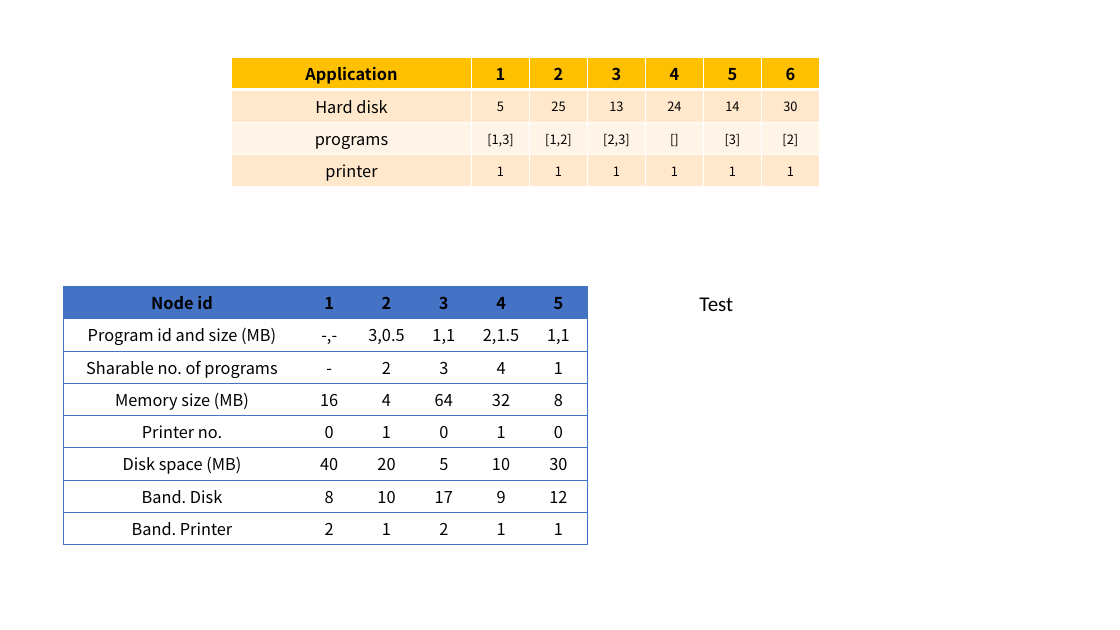
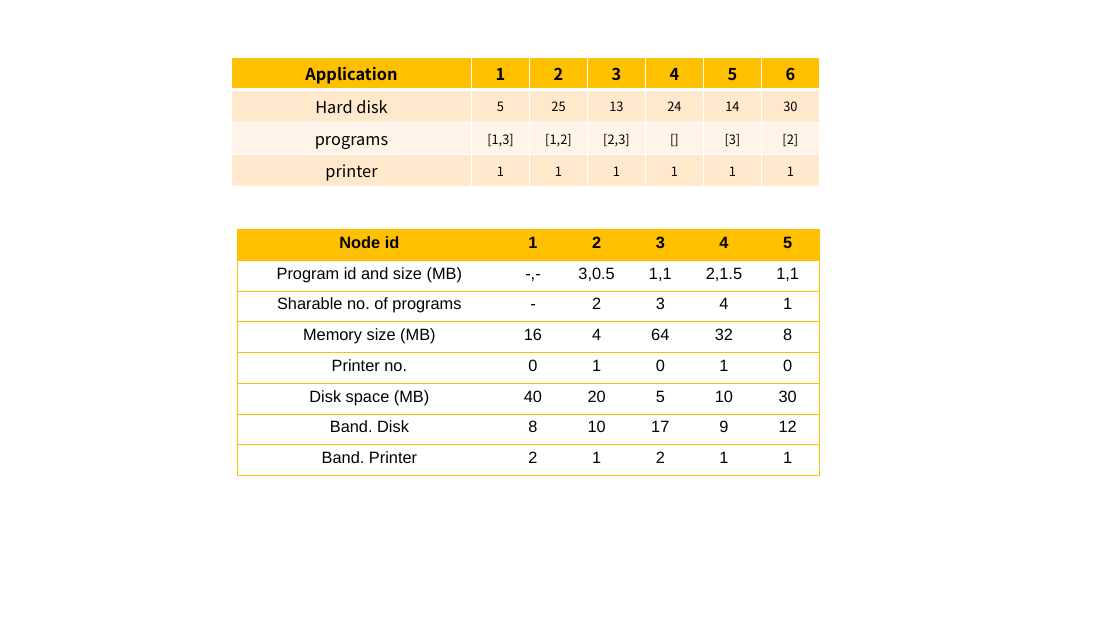
Before and after one commit to revhea2/priority-based-resource-allocation, a slide deck: slide 1 of final_presentation.pptx. Drawn at 1120x630 pixels with LibreOffice and Linux fonts; fonts in the diff are those of the drawing. Boxes give left, top, right and bottom in pixels: in the first picture for what was removed or moved away, otherwise in the second. Text is boxed around its words. In the diff, an @@ line names an element or a change of style, - is before the commit and + after.

Commit message:
edited the ppt

```diff
--- a/final_presentation.pptx
+++ b/final_presentation.pptx
@@ table at [238, 229, 821, 476] @@
@@ font Noto Sans CJK JP to Arial @@
@@ borders changed @@
@@ table: place and size @@
-table at [64, 287, 586, 539]
+table at [238, 229, 821, 476]
@@ text removed at [699, 297, 733, 311] @@
-Test
```
Also in this commit, not shown: 16 slides added, 2 slides removed, 1 other file.
